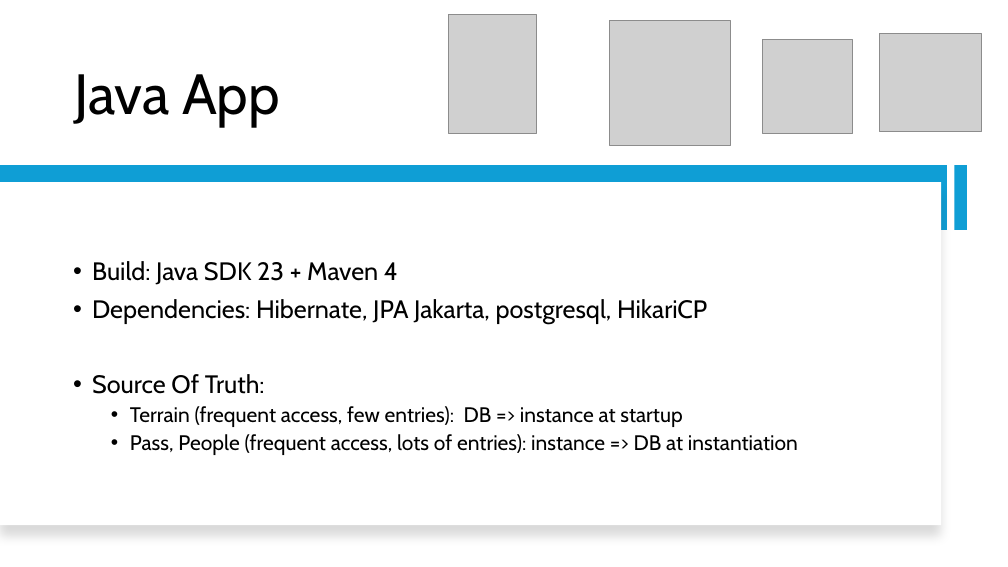
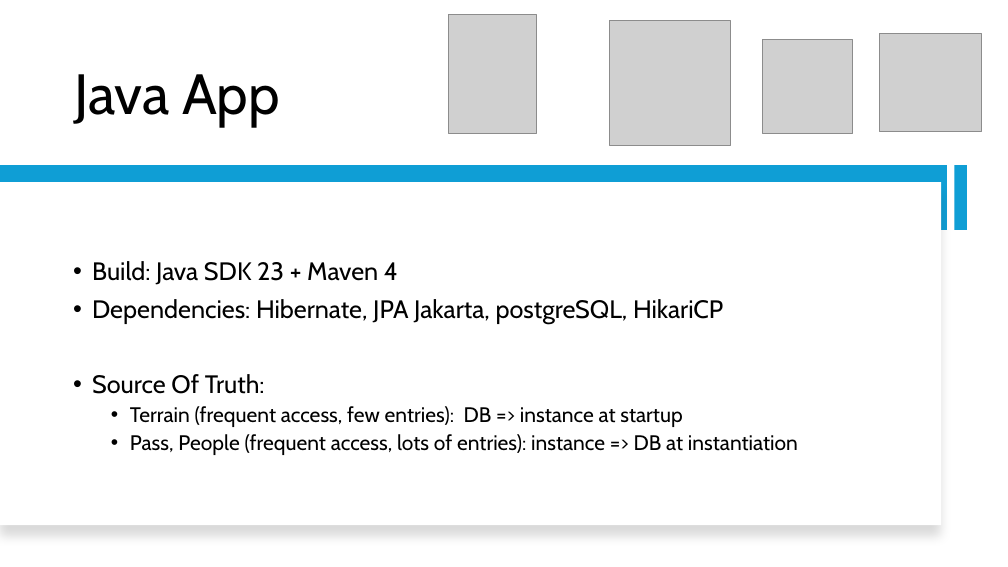
Before and after one commit to PapayaSupreme/SkiResort, a slide deck: slide 10 of Ski Resort.pptx. Drawn at 1008x567 pixels with LibreOffice and Linux fonts; fonts in the diff are those of the drawing; grey boxes stand for pictures. Boxes give left, top, right and bottom in pixels: in the first picture for what was removed or moved away, otherwise in the second. Text is boxed around its words. In the diff, an @@ line names an element or a change of style, - is before the commit and + after.

```diff
--- a/Ski Resort.pptx
+++ b/Ski Resort.pptx
@@ text at (x1=92, y1=299, x2=723, y2=324): text changed @@
-• Dependencies: Hibernate, JPA Jakarta, postgresql, HikariCP
+• Dependencies: Hibernate, JPA Jakarta, postgreSQL, HikariCP
```
Also in this commit, not shown: 5 other slides changed, 2 other files.
